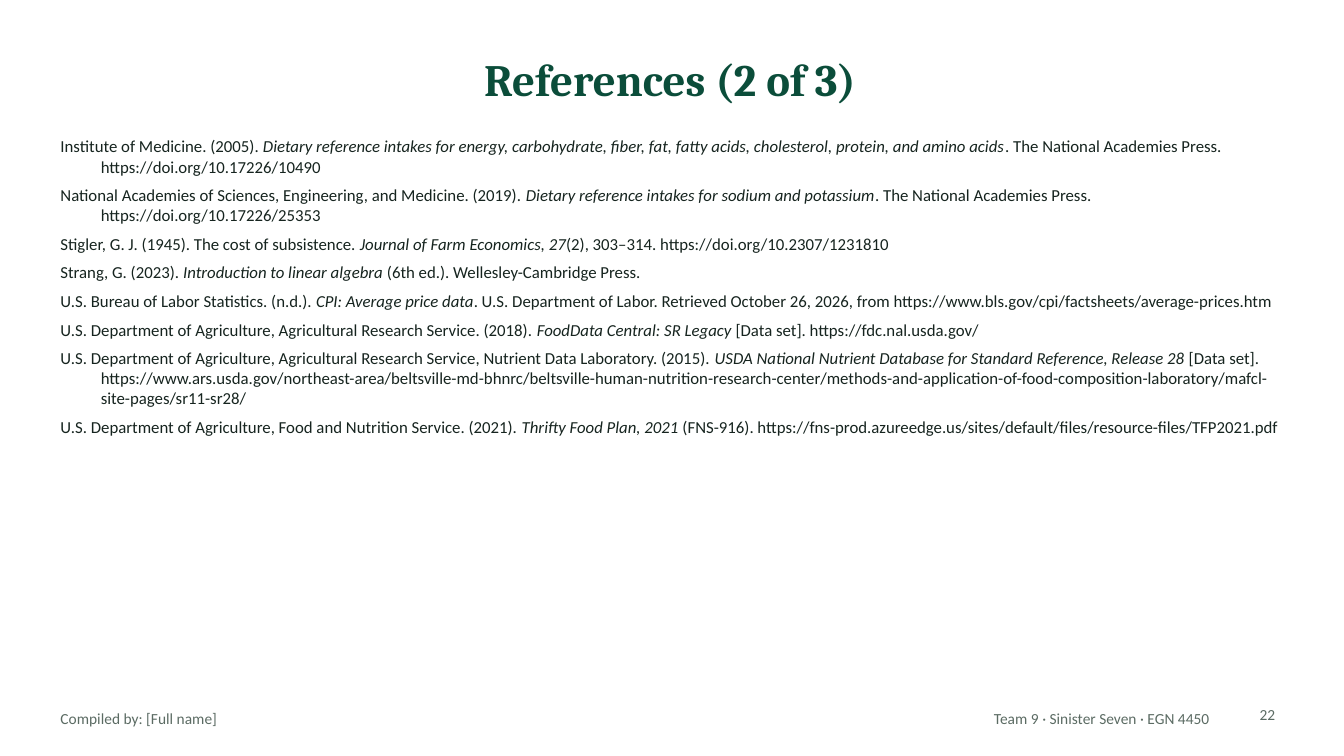
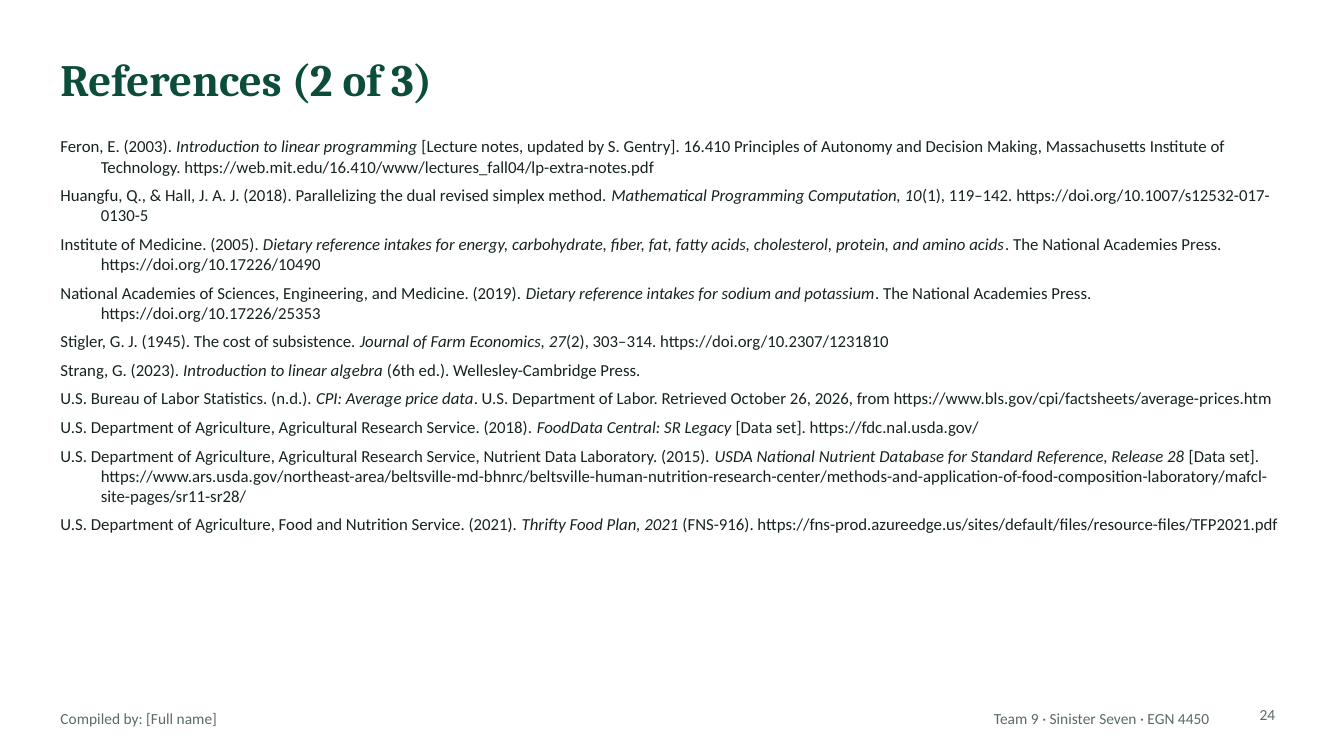
Before and after one commit to ekbaker58/feasabull-diet-optimizer, a slide deck: slide 24 of presentation/FeasaBULL_Final_Presentation_TEMPLATE.pptx (slide 22 before the commit). Drawn at 1344x756 pixels with LibreOffice and Linux fonts; fonts in the diff are those of the drawing. Boxes give left, top, right and bottom in pixels: in the first picture for what was removed or moved away, otherwise in the second. Text is boxed around its words. In the diff, an @@ line names an element or a change of style, - is before the commit and + after.

```diff
--- a/presentation/FeasaBULL_Final_Presentation_TEMPLATE.pptx
+++ b/presentation/FeasaBULL_Final_Presentation_TEMPLATE.pptx
@@ title "References (2 of 3)" at (60,63,432,104): alignment centre to left @@
@@ text at (60,140,1269,221): paragraphs added @@
+Feron, E. (2003). Introduction to linear programming [Lecture notes, updated by S. Gentry]. 16.410 Principles of Autonomy and Decision Making, Massachusetts Institute of Technology. https://web.mit.edu/16.410/www/lectures_fall04/lp-extra-notes.pdf
+Huangfu, Q., & Hall, J. A. J. (2018). Parallelizing the dual revised simplex method. Mathematical Programming Computation, 10(1), 119–142. https://doi.org/10.1007/s12532-017-0130-5
@@ page number at (1260,710,1276,720): text changed @@
-22
+24
```
Also in this commit, not shown: 19 other slides changed, 4 slides added, 2 slides removed.
